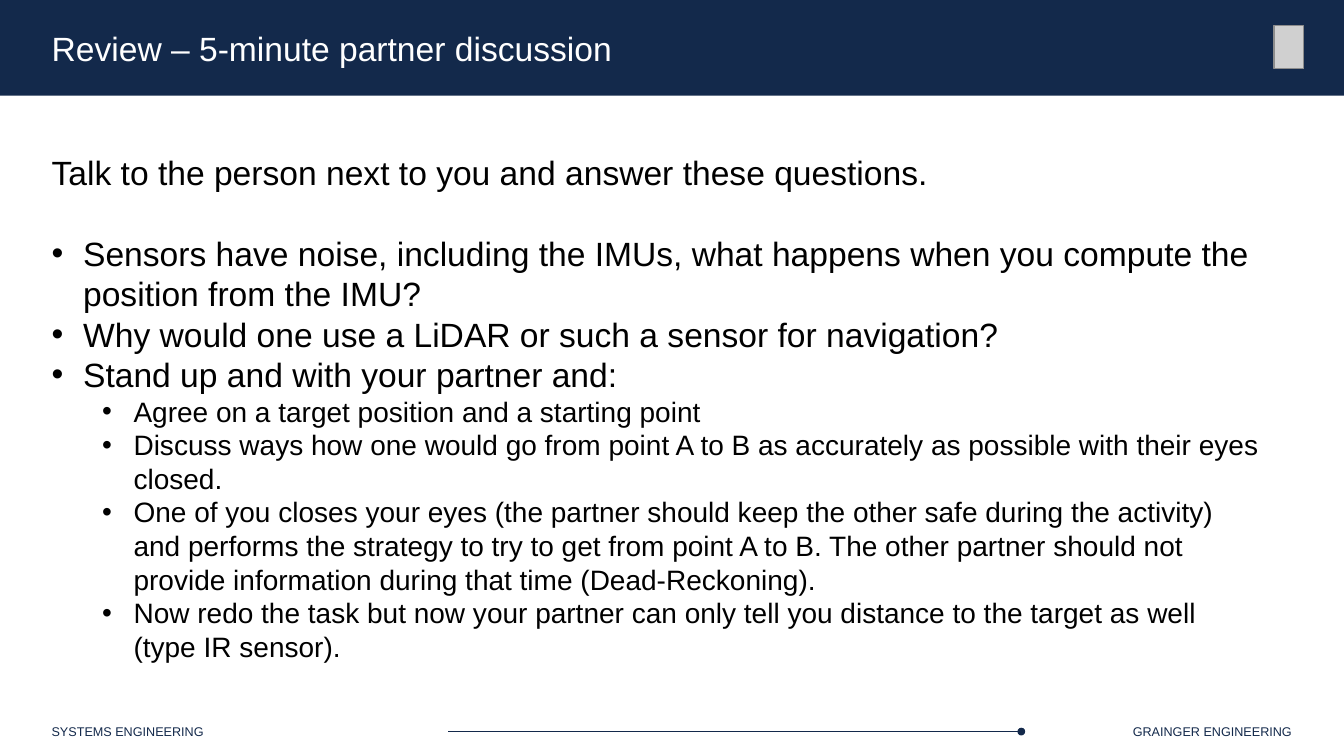
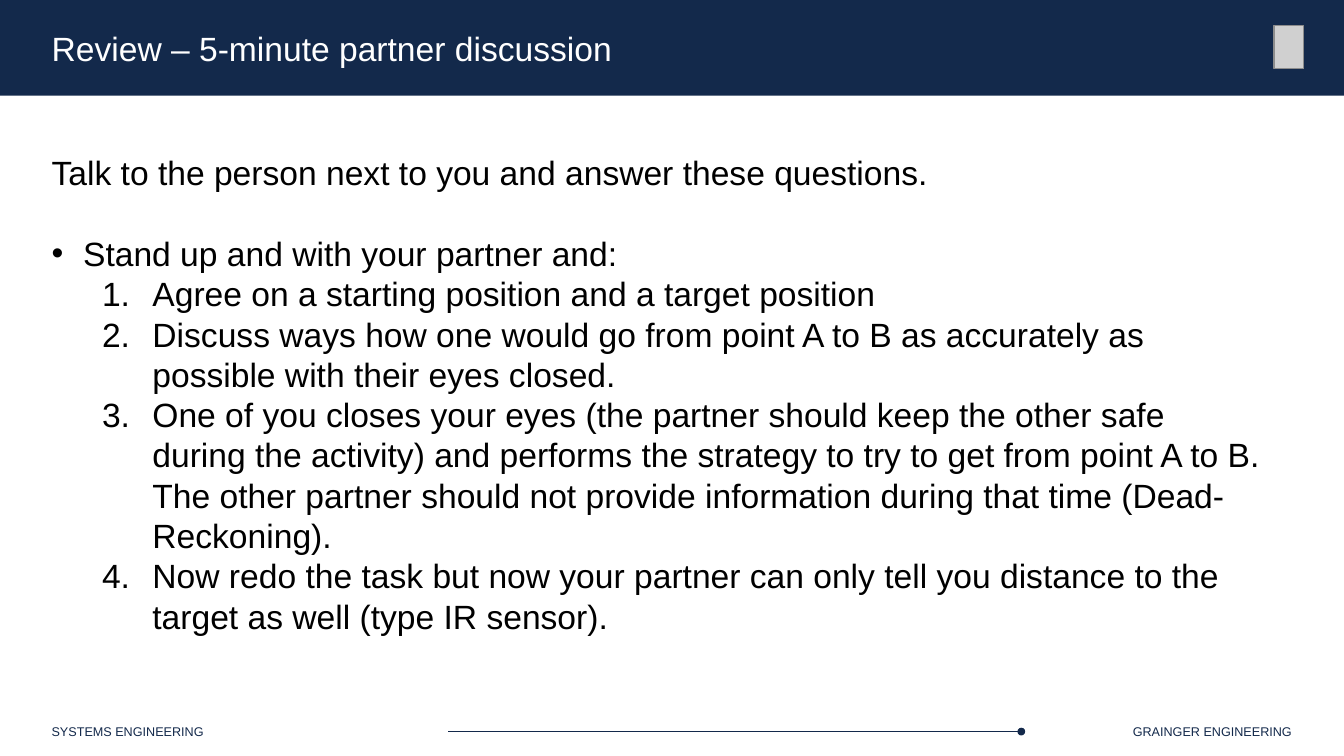
Before and after one commit to Marius-Juston/SE-423---Class-Material, a slide deck: slide 2 of Lectures/Slides/L15.pptx. Drawn at 1344x756 pixels with LibreOffice and Linux fonts; fonts in the diff are those of the drawing; grey boxes stand for pictures. Boxes give left, top, right and bottom in pixels: in the first picture for what was removed or moved away, otherwise in the second. Text is boxed around its words. In the diff, an @@ line names an element or a change of style, - is before the commit and + after.

```diff
--- a/Lectures/Slides/L15.pptx
+++ b/Lectures/Slides/L15.pptx
@@ text at [83, 241, 1249, 354]: paragraphs removed @@
-• Sensors have noise, including the IMUs, what happens when you compute the position from the IMU?
-• Why would one use a LiDAR or such a sensor for navigation?
@@ text at [152, 281, 875, 313]: text changed; size 20 to 24 pt @@
-  • Agree on a target position and a starting point
+  1. Agree on a starting position and a target position
@@ text at [152, 322, 1260, 636]: size 20 to 24 pt in "Discuss ways how one would go from ...", "One of you closes your eyes (the ...", "Now redo the task but now your ..."; bullet • to 1. @@
```
Also in this commit, not shown: 8 slides added.
